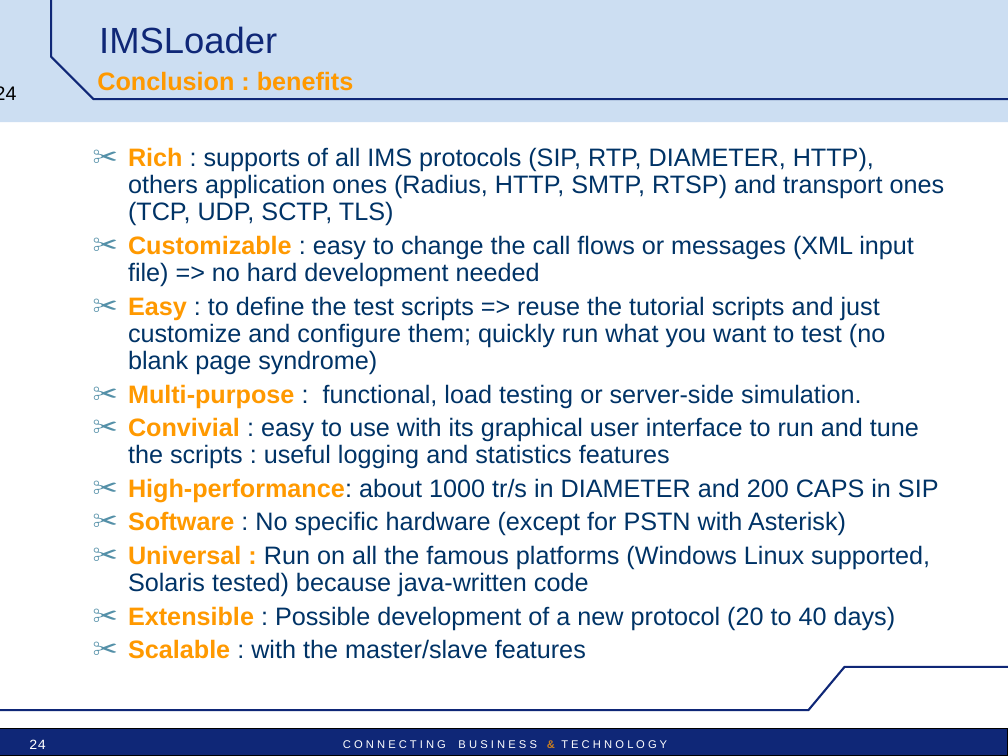
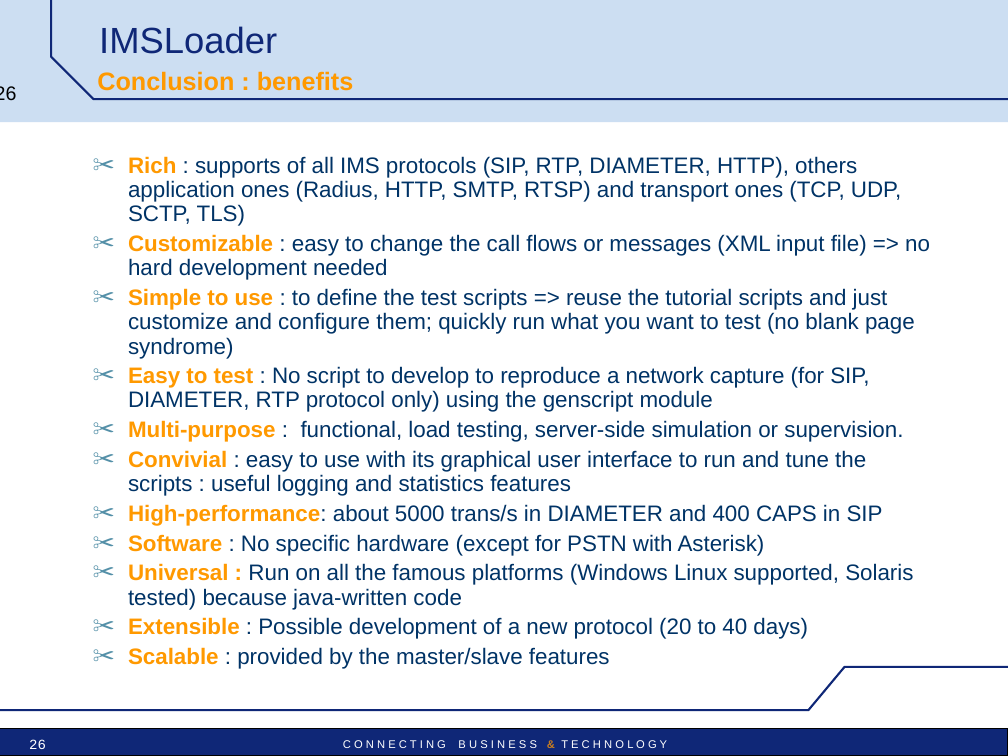
Before and after one commit to vu3mmg/mts-project, a slide deck: slide 26 of trunk/doc/IMSLoader-Pres-technical.ppt (slide 24 before the commit). Drawn at 1008x756 pixels with LibreOffice and Linux fonts; fonts in the diff are those of the drawing; background and template pictures are left out. Boxes give left, top, right and bottom in pixels: in the first picture for what was removed or moved away, otherwise in the second. Text is boxed around its words. In the diff, an @@ line names an element or a change of style, - is before the commit and + after.

```diff
--- a/trunk/doc/IMSLoader-Pres-technical.ppt
+++ b/trunk/doc/IMSLoader-Pres-technical.ppt
@@ page number at (x1=0, y1=86, x2=17, y2=101): text changed @@
-24
+26
@@ text "Rich : supports of all ..." moved from (x1=128, y1=147, x2=945, y2=659) to (x1=128, y1=156, x2=930, y2=669) @@
@@ text at (x1=128, y1=156, x2=930, y2=639): size 18 to 16 pt in "Rich : supports of all IMS protocols ...", "Customizable : easy to change the call ...", "Convivial : easy to use with its ...", "Software : No specific hardware (except for ..." and 2 more places @@
@@ text at (x1=128, y1=288, x2=915, y2=442): text changed; size 18 to 16 pt @@
-✂ Easy : to define the test scripts => reuse the tutorial scripts and just customize and configure them; quickly run what you want to test (no blank page syndrome)
-✂ Multi-purpose : functional, load testing or server-side simulation.
+✂ Simple to use : to define the test scripts => reuse the tutorial scripts and just customize and configure them; quickly run what you want to test (no blank page syndrome)
+✂ Easy to test : No script to develop to reproduce a network capture (for SIP, DIAMETER, RTP protocol only) using the genscript module
+✂ Multi-purpose : functional, load testing, server-side simulation or supervision.
@@ text at (x1=128, y1=504, x2=883, y2=526): text changed; size 18 to 16 pt @@
-✂ High-performance: about 1000 tr/s in DIAMETER and 200 CAPS in SIP
+✂ High-performance: about 5000 trans/s in DIAMETER and 400 CAPS in SIP
@@ text at (x1=128, y1=647, x2=610, y2=669): text changed; size 18 to 16 pt @@
-✂ Scalable : with the master/slave features
+✂ Scalable : provided by the master/slave features
@@ page number at (x1=29, y1=739, x2=46, y2=749): text changed @@
-24
+26
```
Also in this commit, not shown: 3 other slides changed, 2 slides added.
